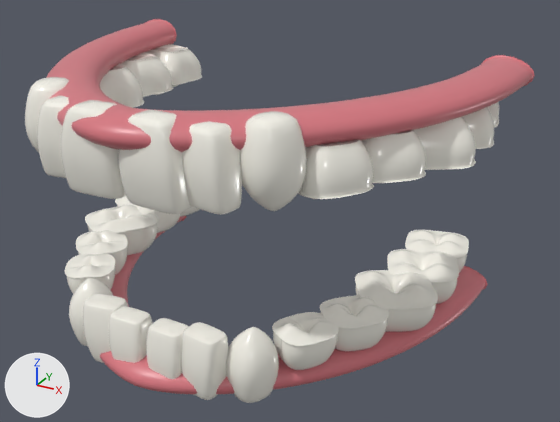
An edit to the glTF model public/models/bookeasy-dental-chart.glb, drawn before and after from the same camera.
Camera for both pictures: a camera (50 mm lens) standing at (5.39, -9.0, 4.2) and looking at (0.6, -0.29, -0.16). Arrows for +X, +Y and +Z are at lower left; the lights stay in place. The older version comes first. Where no turn or scale is listed for an object, it has been applied to the vertices.
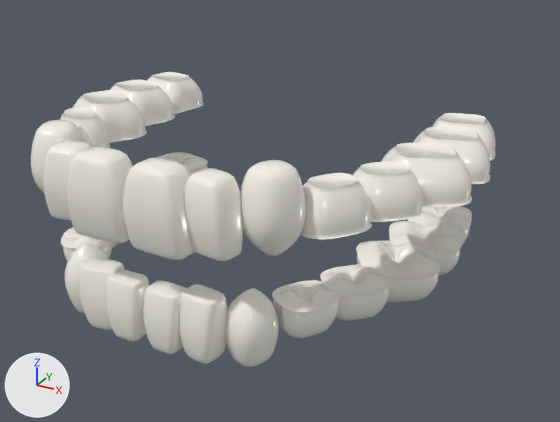
Commit message: fix: remove obstructive dental gingiva

What changed in the scene script:
```text
Remove ob_gingiva_lower:
    ob_gingiva_lower = bpy.data.objects.new('Gingiva_Lower', me_gingiva_lower_mesh)
    ob_gingiva_lower.location = (0.0, 0.0, 0.0)
Remove ob_gingiva_upper:
    ob_gingiva_upper = bpy.data.objects.new('Gingiva_Upper', me_gingiva_upper_mesh)
    ob_gingiva_upper.location = (0.0, 0.0, 0.0)
Change ob_tooth_11:
    ob_tooth_11.location: (-0.41, -2.68, 1.33) -> (-0.41, -2.68, 0.78)
Change ob_tooth_12:
    ob_tooth_12.location: (-1.01, -2.54, 1.33) -> (-1.01, -2.54, 0.78)
Change ob_tooth_13:
    ob_tooth_13.location: (-1.55, -2.17, 1.33) -> (-1.55, -2.17, 0.78)
Change ob_tooth_16:
    ob_tooth_16.location: (-2.57, -0.12, 1.1) -> (-2.57, -0.12, 0.62)
Change ob_tooth_17:
    ob_tooth_17.location: (-2.63, 0.73, 1.1) -> (-2.63, 0.73, 0.62)
Change ob_tooth_18:
    ob_tooth_18.location: (-2.55, 1.55, 1.1) -> (-2.55, 1.55, 0.62)
Change ob_tooth_21:
    ob_tooth_21.location: (0.41, -2.68, 1.33) -> (0.41, -2.68, 0.78)
Change ob_tooth_22:
    ob_tooth_22.location: (1.01, -2.54, 1.33) -> (1.01, -2.54, 0.78)
Change ob_tooth_23:
    ob_tooth_23.location: (1.55, -2.17, 1.33) -> (1.55, -2.17, 0.78)
Change ob_tooth_24:
    ob_tooth_24.location: (2.0, -1.61, 1.1) -> (2.0, -1.61, 0.62)
Change ob_tooth_25:
    ob_tooth_25.location: (2.35, -0.92, 1.1) -> (2.35, -0.92, 0.62)
Change ob_tooth_26:
    ob_tooth_26.location: (2.57, -0.12, 1.1) -> (2.57, -0.12, 0.62)
Change ob_tooth_27:
    ob_tooth_27.location: (2.63, 0.73, 1.1) -> (2.63, 0.73, 0.62)
Change ob_tooth_28:
    ob_tooth_28.location: (2.55, 1.55, 1.1) -> (2.55, 1.55, 0.62)
Change ob_tooth_31:
    ob_tooth_31.location: (0.29, -2.54, -1.31) -> (0.29, -2.54, -0.78)
Change ob_tooth_32:
    ob_tooth_32.location: (0.76, -2.46, -1.31) -> (0.76, -2.46, -0.78)
Change ob_tooth_33:
    ob_tooth_33.location: (1.26, -2.18, -1.31) -> (1.26, -2.18, -0.78)
Change ob_tooth_34:
    ob_tooth_34.location: (1.72, -1.68, -1.08) -> (1.72, -1.68, -0.62)
Change ob_tooth_35:
    ob_tooth_35.location: (2.08, -1.02, -1.08) -> (2.08, -1.02, -0.62)
Change ob_tooth_36:
    ob_tooth_36.location: (2.34, -0.24, -1.08) -> (2.34, -0.24, -0.62)
Change ob_tooth_37:
    ob_tooth_37.location: (2.43, 0.59, -1.08) -> (2.43, 0.59, -0.62)
Change ob_tooth_38:
    ob_tooth_38.location: (2.38, 1.39, -1.08) -> (2.38, 1.39, -0.62)
Change ob_tooth_41:
    ob_tooth_41.location: (-0.29, -2.54, -1.31) -> (-0.29, -2.54, -0.78)
Change ob_tooth_42:
    ob_tooth_42.location: (-0.76, -2.46, -1.31) -> (-0.76, -2.46, -0.78)
Change ob_tooth_43:
    ob_tooth_43.location: (-1.26, -2.18, -1.31) -> (-1.26, -2.18, -0.78)
Change ob_tooth_44:
    ob_tooth_44.location: (-1.72, -1.68, -1.08) -> (-1.72, -1.68, -0.62)
Change ob_tooth_45:
    ob_tooth_45.location: (-2.08, -1.02, -1.08) -> (-2.08, -1.02, -0.62)
Change ob_tooth_46:
    ob_tooth_46.location: (-2.34, -0.24, -1.08) -> (-2.34, -0.24, -0.62)
```

Where the change shows, as pixel boxes (x1, y1, x2, y2) in the pictures (560 x 422 px):
'Gingiva_Upper', deleted (pink): before (46, 19, 535, 152)
'Tooth_23', moved: before (240, 111, 307, 211); after (240, 160, 306, 256)
'Tooth_21', moved: before (119, 110, 193, 214); after (123, 158, 194, 260)
'Gingiva_Lower', deleted: before (100, 216, 487, 394)
'Tooth_22', moved: before (182, 121, 242, 215); after (184, 168, 243, 261)
'Tooth_11', moved: before (61, 100, 126, 199); after (66, 146, 133, 243)
'Tooth_24', moved: before (298, 140, 374, 199); after (300, 173, 372, 239)
'Tooth_36', moved: before (355, 270, 438, 332); after (356, 241, 441, 302)
'Tooth_26', moved: before (414, 117, 476, 170); after (381, 142, 472, 207)
'Tooth_33', moved: before (226, 327, 279, 403); after (225, 288, 279, 367)
'Tooth_34', moved: before (272, 312, 339, 370); after (272, 280, 340, 338)
'Tooth_25', moved: before (361, 130, 426, 183); after (352, 161, 423, 222)
'Tooth_32', moved: before (181, 322, 229, 400); after (179, 284, 227, 364)
'Tooth_35', moved: before (320, 295, 389, 351); after (320, 264, 391, 320)
'Tooth_37', moved: before (387, 249, 459, 304); after (389, 221, 462, 275)
'Tooth_41', moved: before (109, 306, 152, 363); after (105, 269, 149, 342)
'Tooth_31', moved: before (146, 318, 189, 379); after (143, 280, 186, 354)
'Tooth_16', moved: before (100, 63, 144, 108); after (73, 90, 146, 143)
'Tooth_12', moved: before (37, 96, 69, 178); after (43, 140, 91, 220)
'Tooth_42', moved: before (83, 294, 128, 363); after (79, 257, 125, 330)
'Tooth_17', moved: before (121, 52, 173, 97); after (110, 79, 175, 126)
'Tooth_27', moved: before (462, 107, 494, 149); after (413, 127, 490, 184)
'Tooth_13', moved: before (25, 77, 69, 153); after (31, 120, 85, 193)
'Tooth_38', moved: before (405, 230, 469, 273); after (408, 206, 472, 245)
'Tooth_18', moved: before (147, 44, 202, 87); after (147, 72, 204, 115)
'Tooth_46', moved (not visible afterwards): before (85, 205, 158, 255)
'Tooth_44', moved: before (65, 253, 115, 294); after (61, 227, 113, 262)
'Tooth_43', moved: before (69, 278, 114, 347); after (65, 242, 109, 313)
'Tooth_45', moved (mostly hidden afterwards): before (76, 230, 128, 275); after (112, 243, 118, 248)
'Tooth_28', moved (mostly hidden before): before (488, 102, 499, 128); after (432, 113, 495, 161)
'Tooth_15', unchanged, uncovered by the edit: after (60, 107, 110, 148)
